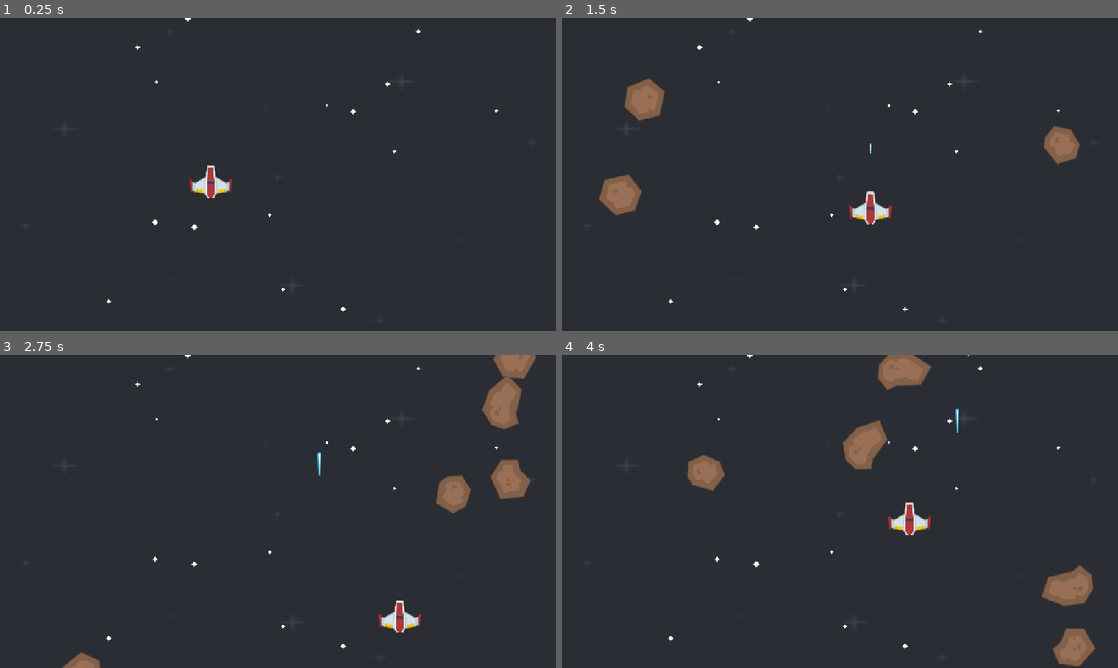
Above: before the commit, frames 1-4 (two rows, left to right).
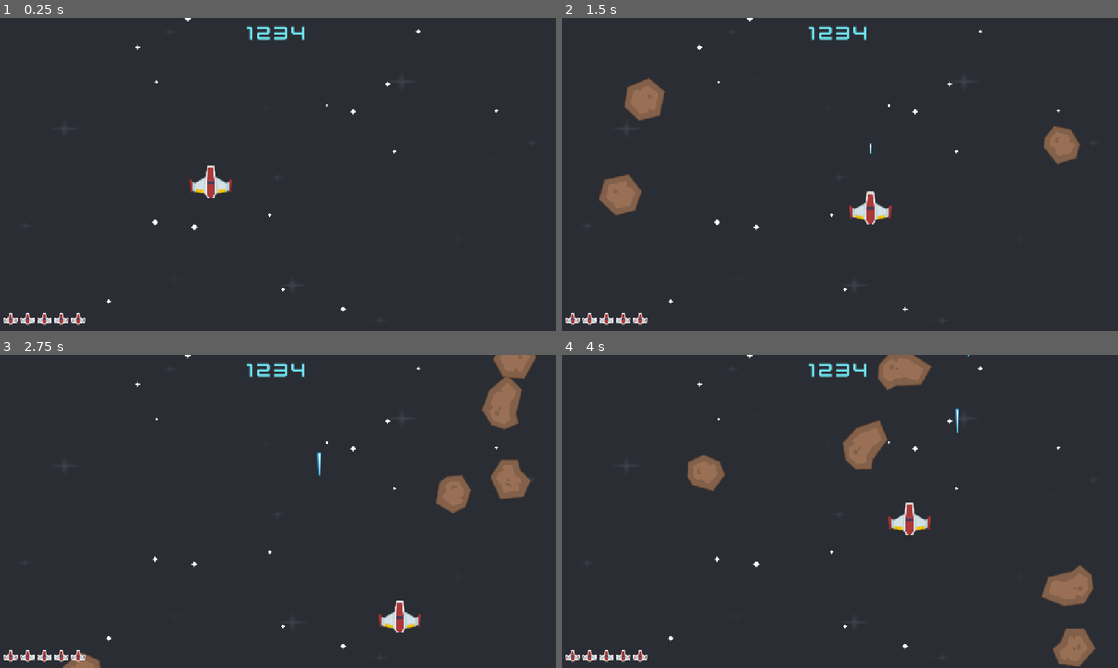
Above: after the commit, the same moments.

Repository: JulianNicholls/NetNinja-Godot-Tutorial
Game: Godot game, scene res://scenes/level.tscn
Same seed, same stepped clock (60 frames per second), same inputs: the game is played once before the commit and once after it.
Inputs:
- Up to frame 1 (0.25 s): no input
- Up to frame 2 (1.5 s): hold Right (right) 0.53-1.28 s; tap Space (shoot) at 0.6, 1.35 s; hold Down (down) from 1.28 s (still down)
- Up to frame 3 (2.75 s): release Down (down) at 2.03 s; hold Right (right) from 2.03 s (still down); tap Space (shoot) at 2.1 s
- Up to frame 4 (4 s): release Right (right) at 2.78 s; hold Up (up) 2.78-3.53 s; tap Space (shoot) at 2.85, 3.6 s; hold Left (left) from 3.53 s (still down)

The runs differ from the first frame. In frame 1, 0.6% of the frame differs, in the area x 0-55%, y 2-99%; in frame 2, 0.6%; in frame 3, 0.6%; in frame 4, 0.6%.

Commit message:
Add score and lives to UI

Diff:
--- a/scenes/level.tscn
+++ b/scenes/level.tscn
@@ -5,6 +5,8 @@
 [ext_resource type="Texture2D" uid="uid://4wscvlpcm7en" path="res://assets/PNG/Effects/star_small.png" id="3_2r41h"]
 [ext_resource type="PackedScene" uid="uid://wps0hpecyxnr" path="res://scenes/player.tscn" id="3_ppgk2"]
 [ext_resource type="Texture2D" uid="uid://b3vvbwgqmuq3m" path="res://assets/PNG/Effects/star_tiny.png" id="4_klq6b"]
+[ext_resource type="FontFile" uid="uid://cihgbg0n5r4v7" path="res://assets/Bonus/kenvector_future.ttf" id="6_klq6b"]
+[ext_resource type="Texture2D" uid="uid://dyxd7o6sfffw5" path="res://assets/PNG/UI/playerLife1_red.png" id="7_b121j"]
 
 [sub_resource type="SpriteFrames" id="SpriteFrames_rgm4q"]
 animations = [{
@@ -36,8 +38,10 @@
 position = Vector2(646.5, 366.00003)
 scale = Vector2(5.042969, 2.8593752)
 texture = ExtResource("1_w8frs")
+metadata/_edit_lock_ = true
 
 [node name="Stars" type="Node2D" parent="." unique_id=1617933757]
+metadata/_edit_lock_ = true
 
 [node name="Star1" type="AnimatedSprite2D" parent="Stars" unique_id=789587711]
 position = Vector2(218.305, 139.75)
@@ -145,6 +149,7 @@
 frame_progress = 0.3800404
 
 [node name="Borders" type="Node2D" parent="." unique_id=701964343]
+metadata/_edit_lock_ = true
 
 [node name="Right" type="StaticBody2D" parent="Borders" unique_id=759231398]
 collision_layer = 4
@@ -175,11 +180,71 @@
 shape = SubResource("RectangleShape2D_mx8sn")
 
 [node name="Meteors" type="Node2D" parent="." unique_id=550661565]
+metadata/_edit_lock_ = true
 
 [node name="Player" parent="." unique_id=850123184 instance=ExtResource("3_ppgk2")]
 position = Vector2(485, 377)
 
 [node name="Lasers" type="Node2D" parent="." unique_id=84322488]
+metadata/_edit_lock_ = true
+
+[node name="CanvasLayer" type="CanvasLayer" parent="." unique_id=2093422068]
+
+[node name="MarginContainer" type="MarginContainer" parent="CanvasLayer" unique_id=1185544077]
+anchors_preset = 5
+anchor_left = 0.5
+anchor_right = 0.5
+offset_left = -71.0
+offset_right = 71.0
+offset_bottom = 54.0
+grow_horizontal = 2
+theme_override_constants/margin_top = 8
+
+[node name="Label" type="Label" parent="CanvasLayer/MarginContainer" unique_id=1124706954]
+layout_mode = 2
+theme_override_colors/font_color = Color(0.43699998, 0.8987, 0.95, 1)
+theme_override_fonts/font = ExtResource("6_klq6b")
+theme_override_font_sizes/font_size = 48
+text = "1234"
+horizontal_alignment = 2
+
+[node name="MarginContainer2" type="MarginContainer" parent="CanvasLayer" unique_id=631436475]
+anchors_preset = 2
+anchor_top = 1.0
+anchor_bottom = 1.0
+offset_top = -40.0
+offset_right = 189.0
+grow_vertical = 0
+theme_override_constants/margin_left = 8
+
+[node name="HBoxContainer" type="HBoxContainer" parent="CanvasLayer/MarginContainer2" unique_id=981977146]
+layout_mode = 2
+theme_override_constants/separation = 6
+
+[node name="Ship1" type="TextureRect" parent="CanvasLayer/MarginContainer2/HBoxContainer" unique_id=672979155]
+layout_mode = 2
+texture = ExtResource("7_b121j")
+stretch_mode = 2
+
+[node name="Ship2" type="TextureRect" parent="CanvasLayer/MarginContainer2/HBoxContainer" unique_id=811408418]
+layout_mode = 2
+texture = ExtResource("7_b121j")
+stretch_mode = 2
+
+[node name="Ship3" type="TextureRect" parent="CanvasLayer/MarginContainer2/HBoxContainer" unique_id=1261472767]
+layout_mode = 2
+texture = ExtResource("7_b121j")
+stretch_mode = 2
+
+[node name="Ship4" type="TextureRect" parent="CanvasLayer/MarginContainer2/HBoxContainer" unique_id=164103773]
+layout_mode = 2
+texture = ExtResource("7_b121j")
+stretch_mode = 2
+
+[node name="Ship5" type="TextureRect" parent="CanvasLayer/MarginContainer2/HBoxContainer" unique_id=1185589848]
+layout_mode = 2
+texture = ExtResource("7_b121j")
+stretch_mode = 2
 
 [node name="MeteorTimer" type="Timer" parent="." unique_id=55861696]
 wait_time = 0.299
--- /dev/null
+++ b/scenes/ui.tscn
@@ -0,0 +1,62 @@
+[gd_scene format=3 uid="uid://dn1vdyt00eyk8"]
+
+[ext_resource type="FontFile" uid="uid://cihgbg0n5r4v7" path="res://assets/Bonus/kenvector_future.ttf" id="1_x4jx1"]
+[ext_resource type="Texture2D" uid="uid://dyxd7o6sfffw5" path="res://assets/PNG/UI/playerLife1_red.png" id="2_yev5y"]
+
+[node name="UI" type="CanvasLayer" unique_id=993080771]
+
+[node name="MarginContainer" type="MarginContainer" parent="." unique_id=1462143065]
+anchors_preset = 5
+anchor_left = 0.5
+anchor_right = 0.5
+offset_left = -71.0
+offset_right = 71.0
+offset_bottom = 54.0
+grow_horizontal = 2
+theme_override_constants/margin_top = 8
+
+[node name="Label" type="Label" parent="MarginContainer" unique_id=705365506]
+layout_mode = 2
+theme_override_colors/font_color = Color(0.43699998, 0.8987, 0.95, 1)
+theme_override_fonts/font = ExtResource("1_x4jx1")
+theme_override_font_sizes/font_size = 48
+text = "1234"
+horizontal_alignment = 2
+
+[node name="MarginContainer2" type="MarginContainer" parent="." unique_id=997240088]
+anchors_preset = 2
+anchor_top = 1.0
+anchor_bottom = 1.0
+offset_top = -40.0
+offset_right = 189.0
+grow_vertical = 0
+theme_override_constants/margin_left = 8
+
+[node name="HBoxContainer" type="HBoxContainer" parent="MarginContainer2" unique_id=1843438074]
+layout_mode = 2
+theme_override_constants/separation = 6
+
+[node name="Ship1" type="TextureRect" parent="MarginContainer2/HBoxContainer" unique_id=630686899]
+layout_mode = 2
+texture = ExtResource("2_yev5y")
+stretch_mode = 2
+
+[node name="Ship2" type="TextureRect" parent="MarginContainer2/HBoxContainer" unique_id=1068926187]
+layout_mode = 2
+texture = ExtResource("2_yev5y")
+stretch_mode = 2
+
+[node name="Ship3" type="TextureRect" parent="MarginContainer2/HBoxContainer" unique_id=679671636]
+layout_mode = 2
+texture = ExtResource("2_yev5y")
+stretch_mode = 2
+
+[node name="Ship4" type="TextureRect" parent="MarginContainer2/HBoxContainer" unique_id=2076449695]
+layout_mode = 2
+texture = ExtResource("2_yev5y")
+stretch_mode = 2
+
+[node name="Ship5" type="TextureRect" parent="MarginContainer2/HBoxContainer" unique_id=250420054]
+layout_mode = 2
+texture = ExtResource("2_yev5y")
+stretch_mode = 2
Binary file added: assets/Bonus/kenvector_future.ttf
Not shown, added: assets/Bonus/kenvector_future.ttf.import
Binary file added: assets/PNG/UI/playerLife1_red.png
